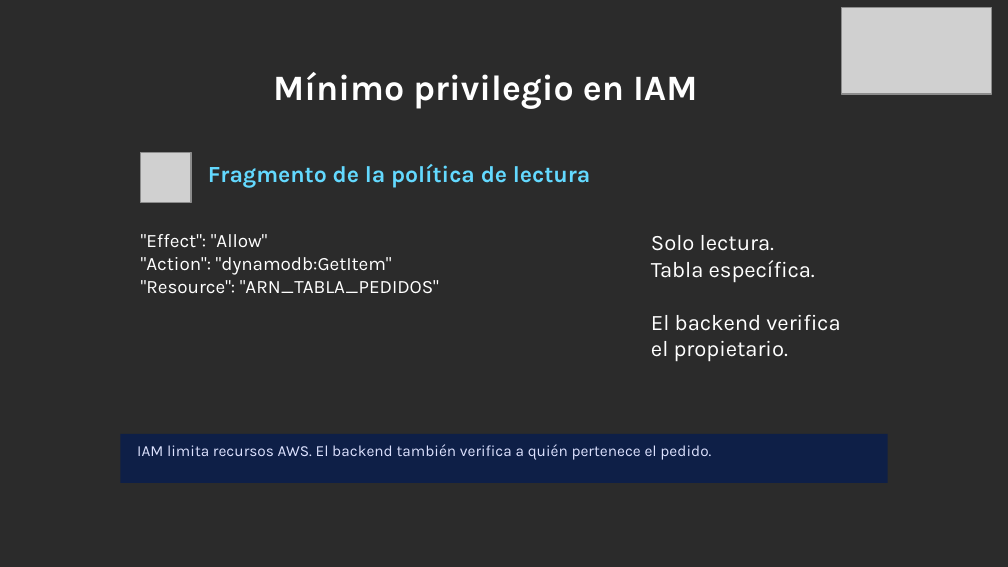
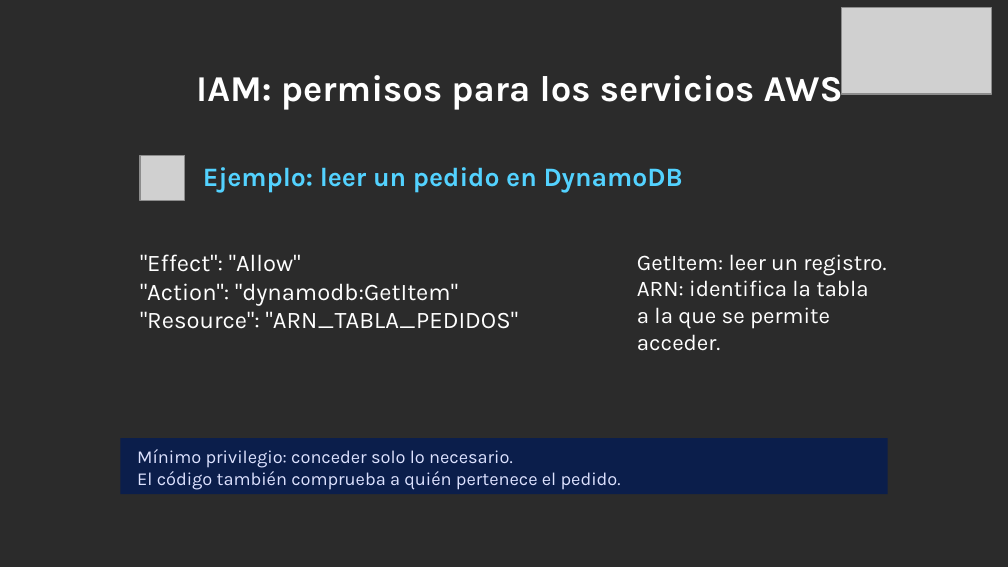
Before and after one commit to dannyfriz/aws-ecommerce-agent-demo, a slide deck: slide 23 of docs/presentaciones/Danny_Friz_SCD_2026_arquitectura_IA.pptx. Drawn at 1008x567 pixels with LibreOffice and Linux fonts; fonts in the diff are those of the drawing; grey boxes stand for pictures; background and template pictures are left out; a plain dark background stands for a picture behind light text. Boxes give left, top, right and bottom in pixels: in the first picture for what was removed or moved away, otherwise in the second. Text is boxed around its words. In the diff, an @@ line names an element or a change of style, - is before the commit and + after.

Commit message:
docs: aclarar el contenido visible de las diapositivas para estudiantes

```diff
--- a/docs/presentaciones/Danny_Friz_SCD_2026_arquitectura_IA.pptx
+++ b/docs/presentaciones/Danny_Friz_SCD_2026_arquitectura_IA.pptx
@@ text at <box>196,68,843,110</box>: text changed; size 25.5 to 26 pt @@
-Mínimo privilegio en IAM
+IAM: permisos para los servicios AWS
@@ picture: place and size @@
-picture at <box>141,152,192,203</box>
+picture at <box>140,155,184,200</box>
@@ text added at <box>203,167,683,193</box>, 19 pt, text #53D2FF, bold @@
+Ejemplo: leer un pedido en DynamoDB
@@ text removed at <box>208,164,590,188</box> @@
-Fragmento de la política de lectura
@@ text removed at <box>651,235,840,362</box> @@
-Solo lectura.
-Tabla específica.
-El backend verifica
-el propietario.
@@ text ""Effect": "Allow"": place and size @@
-text ""Effect": "Allow"" at <box>141,234,439,294</box>
+text ""Effect": "Allow"" at <box>140,254,518,329</box>
@@ text ""Effect": "Allow"" at <box>140,254,518,329</box>: size 13.5 to 17 pt @@
@@ text added at <box>637,254,886,351</box>, 16 pt, text #FFFFFF @@
+GetItem: leer un registro.
+ARN: identifica la tabla
+a la que se permite acceder.
@@ rectangle: place and size @@
-rectangle at <box>120,434,887,484</box>
+rectangle at <box>120,438,887,495</box>
@@ rectangle at <box>120,438,887,495</box>: fill #0B1E4B at 90% opacity to #0B1E4B @@
@@ text at <box>137,449,621,490</box>: text changed; size 11 to 13 pt @@
-IAM limita recursos AWS. El backend también verifica a quién pertenece el pedido.
+Mínimo privilegio: conceder solo lo necesario.
+El código también comprueba a quién pertenece el pedido.
```
Also in this commit, not shown: 23 other slides changed, 1 slide added, 1 slide removed, 4 other files.
